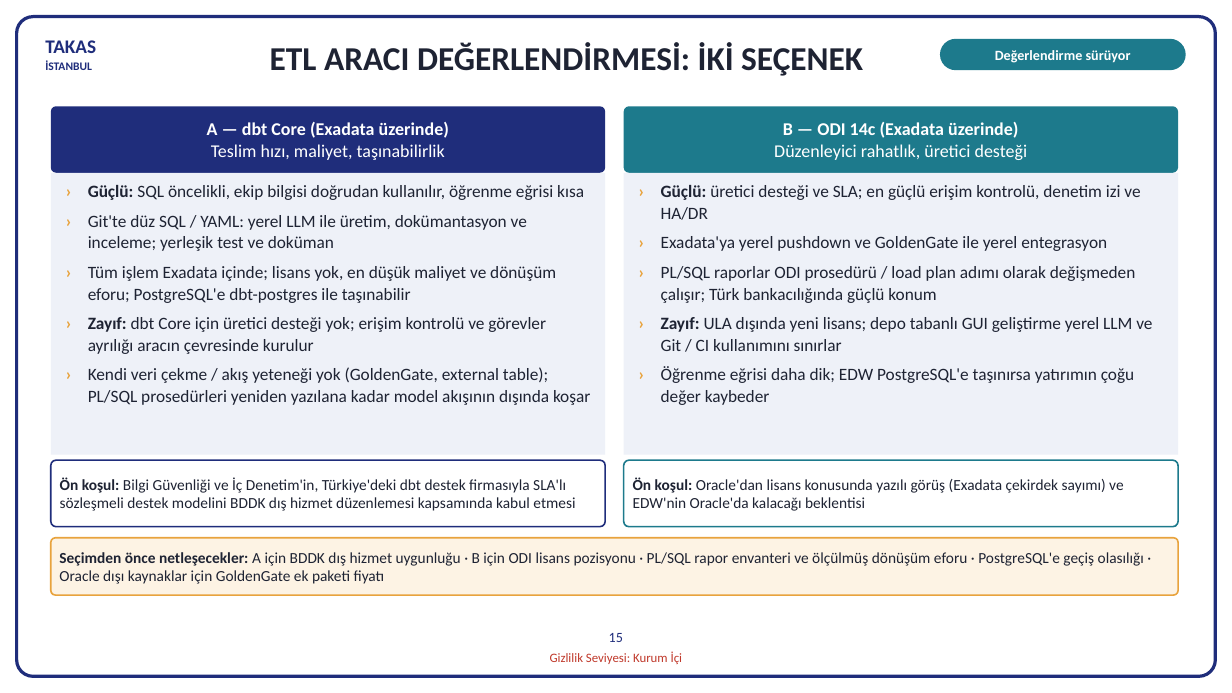
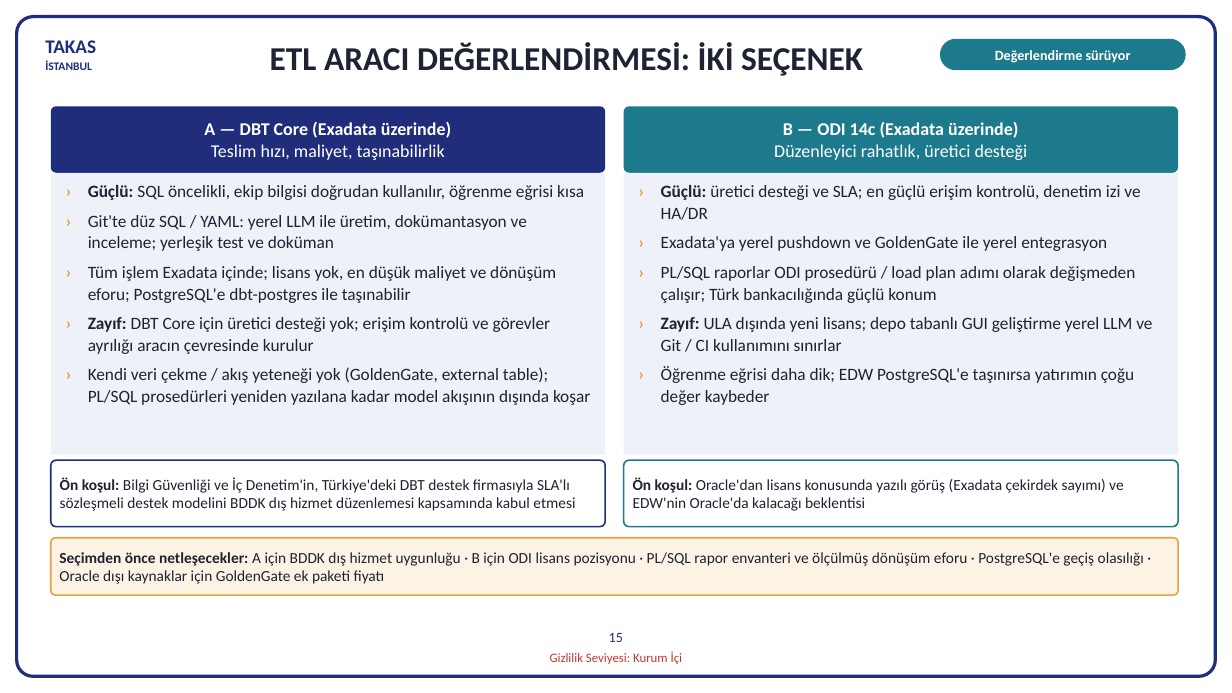
Before and after one commit to hanifidemirel0/Cursor-Projects, a slide deck: slide 15 of outputs/dwh-sunum-kasim-2026/5 - DWHSunum_Kasim2026.pptx. Drawn at 1232x693 pixels with LibreOffice and Linux fonts; fonts in the diff are those of the drawing. Boxes give left, top, right and bottom in pixels: in the first picture for what was removed or moved away, otherwise in the second. Text is boxed around its words. In the diff, an @@ line names an element or a change of style, - is before the commit and + after.

```diff
--- a/outputs/dwh-sunum-kasim-2026/5 - DWHSunum_Kasim2026.pptx
+++ b/outputs/dwh-sunum-kasim-2026/5 - DWHSunum_Kasim2026.pptx
@@ text in rounded rectangle at (204,122,451,138): text changed @@
-A — dbt Core (Exadata üzerinde)
+A — DBT Core (Exadata üzerinde)
@@ text at (88,317,551,354): text changed @@
-› Zayıf: dbt Core için üretici desteği yok; erişim kontrolü ve görevler ayrılığı aracın çevresinde kurulur
+› Zayıf: DBT Core için üretici desteği yok; erişim kontrolü ve görevler ayrılığı aracın çevresinde kurulur
@@ text in rounded rectangle at (60,477,575,511): text changed @@
-Ön koşul: Bilgi Güvenliği ve İç Denetim'in, Türkiye'deki dbt destek firmasıyla SLA'lı sözleşmeli destek modelini BDDK dış hizmet düzenlemesi kapsamında kabul etmesi
+Ön koşul: Bilgi Güvenliği ve İç Denetim'in, Türkiye'deki DBT destek firmasıyla SLA'lı sözleşmeli destek modelini BDDK dış hizmet düzenlemesi kapsamında kabul etmesi
```
Also in this commit, not shown: 7 other slides changed, 2 other files.
